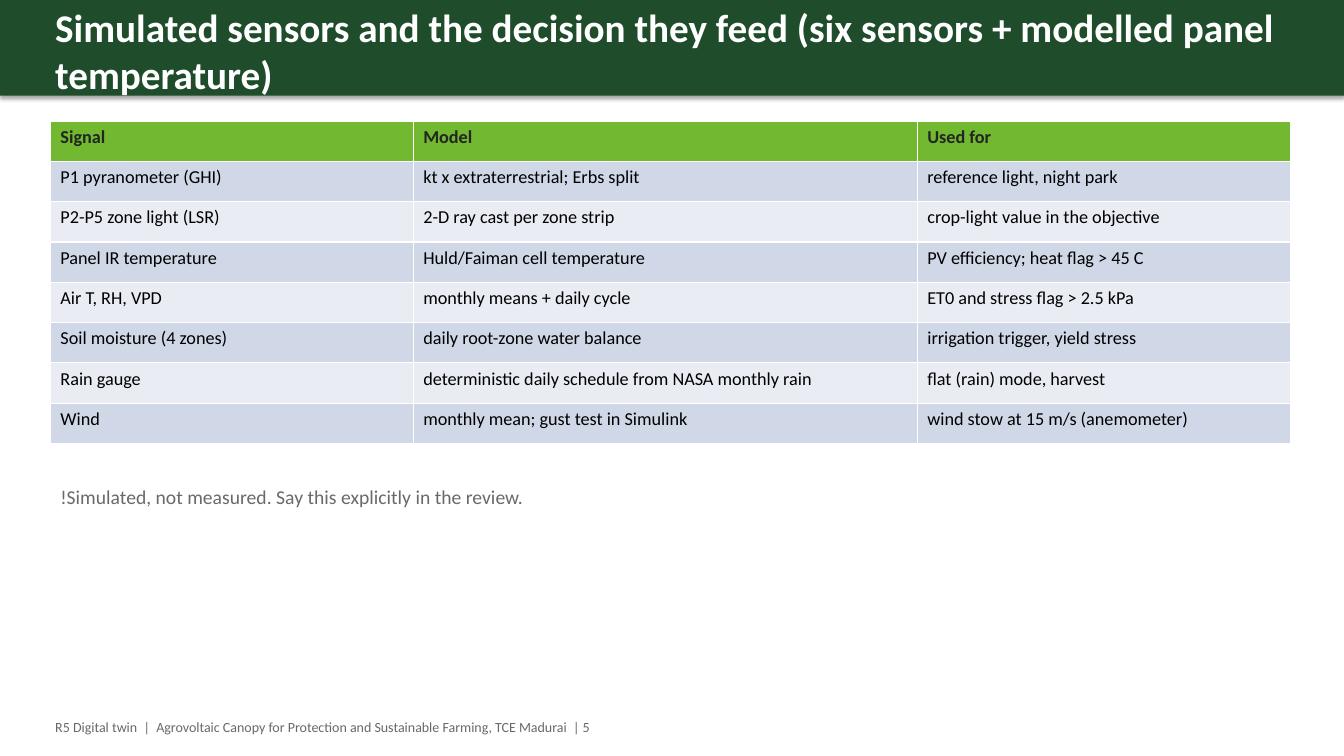
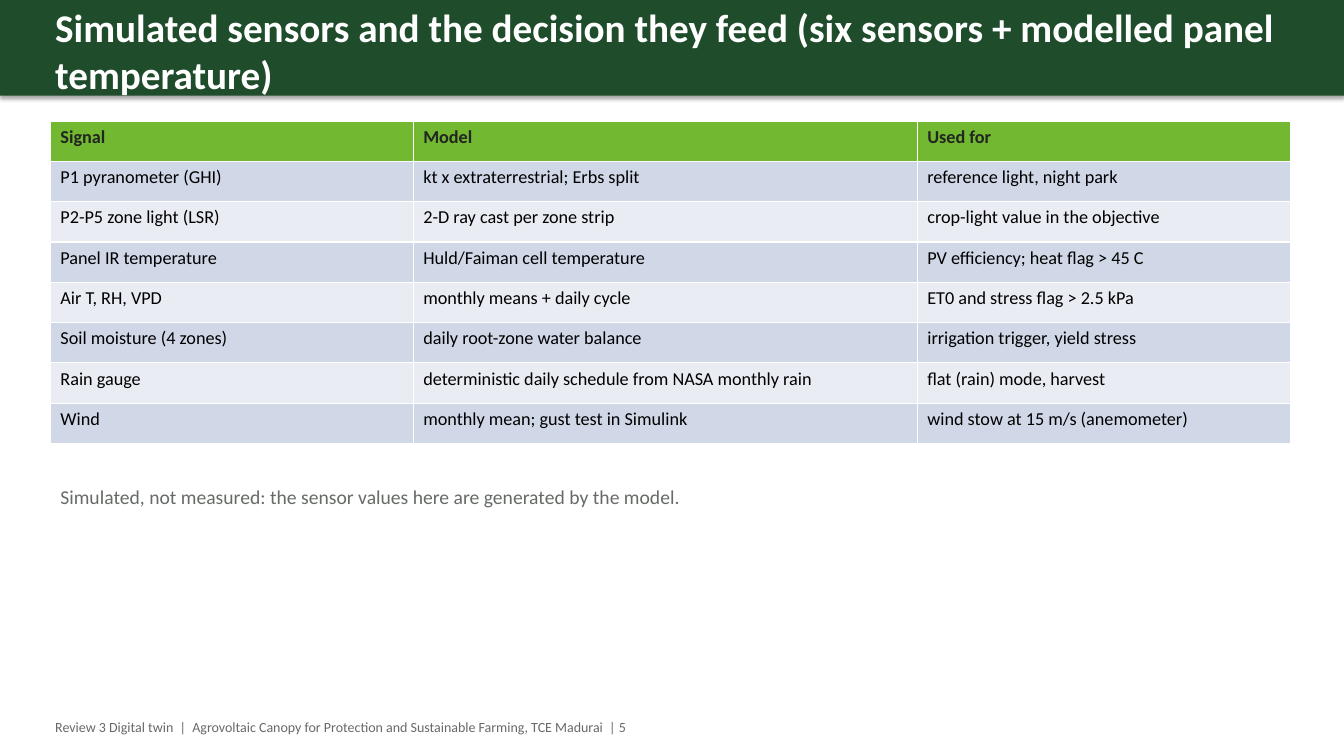
Before and after one commit to thanwin19/agrovoltaic-canopy-srmc, a slide deck: slide 5 of Proof/08_Reports_and_Posters/review_decks/Review3_Digital_Twin.pptx. Drawn at 1344x756 pixels with LibreOffice and Linux fonts; fonts in the diff are those of the drawing. Boxes give left, top, right and bottom in pixels: in the first picture for what was removed or moved away, otherwise in the second. Text is boxed around its words. In the diff, an @@ line names an element or a change of style, - is before the commit and + after.

```diff
--- a/Proof/08_Reports_and_Posters/review_decks/Review3_Digital_Twin.pptx
+++ b/Proof/08_Reports_and_Posters/review_decks/Review3_Digital_Twin.pptx
@@ text at [60, 490, 680, 508]: text changed @@
-!Simulated, not measured. Say this explicitly in the review.
+Simulated, not measured: the sensor values here are generated by the model.
@@ text at [55, 722, 626, 735]: text changed @@
-R5 Digital twin | Agrovoltaic Canopy for Protection and Sustainable Farming, TCE Madurai | 5
+Review 3 Digital twin | Agrovoltaic Canopy for Protection and Sustainable Farming, TCE Madurai | 5
```
Also in this commit, not shown: 10 other slides changed, 2 slides added, 18 other files.
